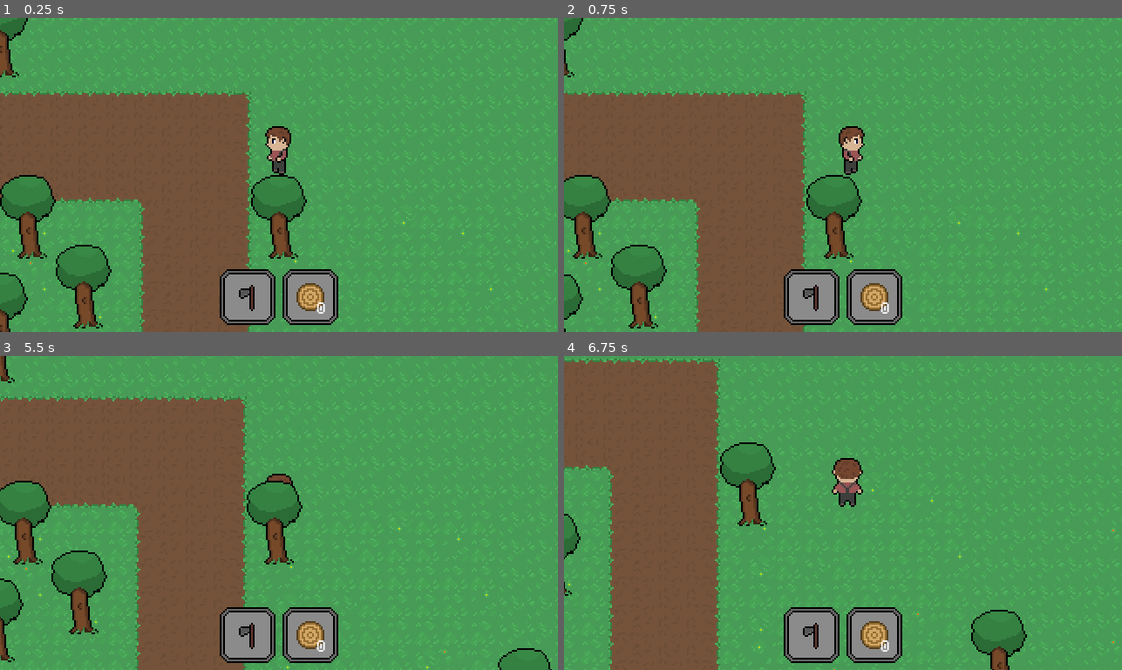
Above: before the commit, frames 1-4 (two rows, left to right).
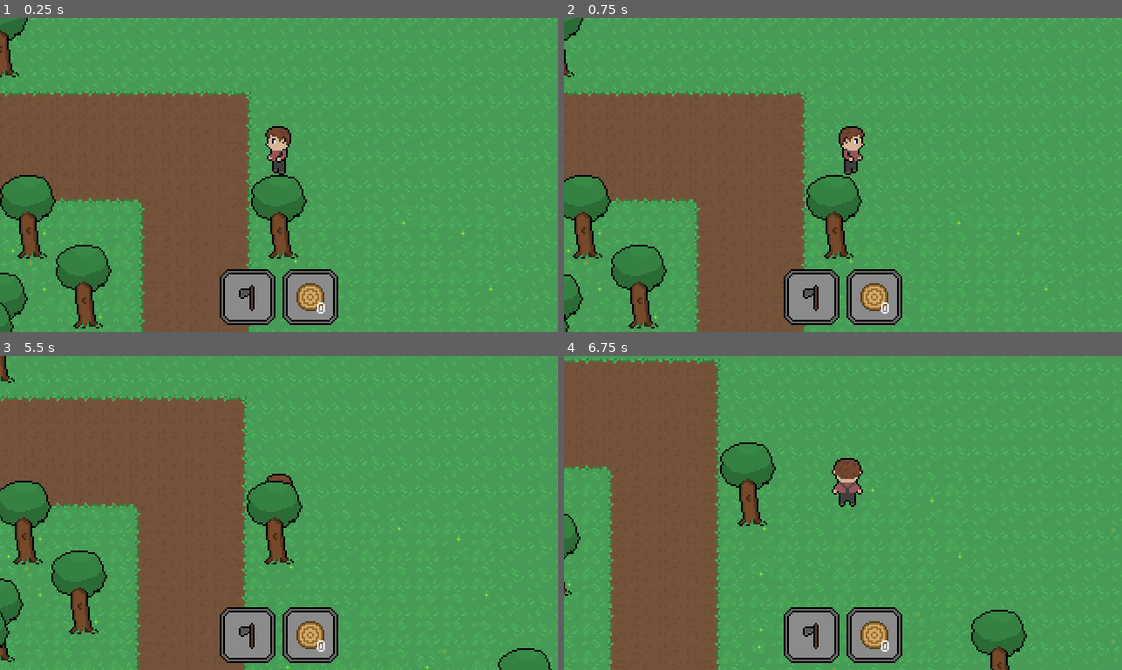
Above: after the commit, the same moments.

Repository: mickveldhuis/city-building-concept
Game: Godot game, scene res://scenes/world.tscn
The game is run twice, just before and just after one commit, with the same random seed, the same clock (stepped at 60 frames per second) and the same inputs.
Inputs (mouse positions are in pixels of both pictures, inside the frame that each line leads up to):
- Up to frame 1 (0.25 s): no input
- Up to frame 2 (0.75 s): tap Enter at 0.5 s; move the mouse to (965, 159) at 0.52 s; hold D (move_right) from 0.53 s (still down); right-click (965, 159) at 0.6 s
- Up to frame 3 (5.5 s): move the mouse to (167, 528) at 1.27 s; release D (move_right) at 1.28 s; hold S (move_down) 1.28-2.03 s; click (167, 528) at 1.35 s; move the mouse to (334, 443) at 2.02 s; hold D (move_right) 2.03-2.78 s; tap X (drop_item) at 2.1, 4.35 s; move the mouse to (251, 575) at 2.77 s; hold W (move_up) 2.78-3.53 s; right-click (251, 575) at 2.85 s; move the mouse to (446, 560) at 3.52 s; hold A (move_left) 3.53-5.03 s; click (446, 560) at 3.6 s; move the mouse to (111, 465) at 4.27 s; move the mouse to (306, 513) at 5.02 s; hold S (move_down) from 5.03 s (still down); right-click (306, 513) at 5.1 s
- Up to frame 4 (6.75 s): move the mouse to (759, 434) at 5.77 s; release S (move_down) at 5.78 s; hold D (move_right) 5.78-6.53 s; click (759, 434) at 5.85 s; move the mouse to (965, 497) at 6.52 s; hold W (move_up) from 6.53 s (still down); tap X (drop_item) at 6.6 s

The runs differ from the first frame. In frame 1, 0.1% of the frame differs, in the area x 0-3%, y 90-100%; in frame 2, less than 0.1%; in frame 3, 0.1%; in frame 4, nothing differs.

Commit message:
Add the logs to a seperate YSort

Diff:
--- a/objects/scenery/tree.gd
+++ b/objects/scenery/tree.gd
@@ -33,7 +33,7 @@
 		wood.global_position = global_position + pos_disp
 
 		var world = get_tree().current_scene
-		world.get_node("Pickups").add_child(wood)
+		world.get_node("YSort/Pickups").add_child(wood)
 
 
 func _on_hurtbox_hit(body : KinematicBody2D, dmg : int) -> void:
--- a/scenes/world.tscn
+++ b/scenes/world.tscn
@@ -77,6 +77,8 @@
 
 [node name="YSort" type="YSort" parent="."]
 
+[node name="Pickups" type="YSort" parent="YSort"]
+
 [node name="Trees" type="YSort" parent="YSort"]
 position = Vector2( 0, 32.0331 )
 
@@ -98,6 +100,9 @@
 [node name="Tree6" parent="YSort/Trees" instance=ExtResource( 4 )]
 position = Vector2( 328, 328.339 )
 
+[node name="Tree7" parent="YSort/Trees" instance=ExtResource( 4 )]
+position = Vector2( 200, 200.207 )
+
 [node name="Tree (bare)" parent="YSort/Trees" instance=ExtResource( 4 )]
 position = Vector2( 256, 168.174 )
 
@@ -109,5 +114,3 @@
 
 [node name="Player" parent="YSort" instance=ExtResource( 1 )]
 position = Vector2( 368, 112.116 )
-
-[node name="Pickups" type="Node" parent="."]
